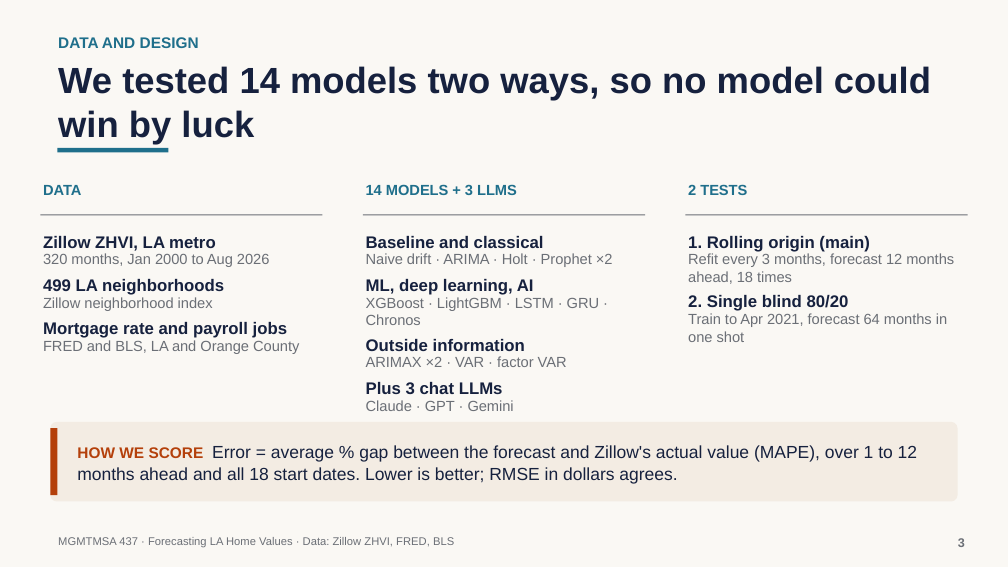
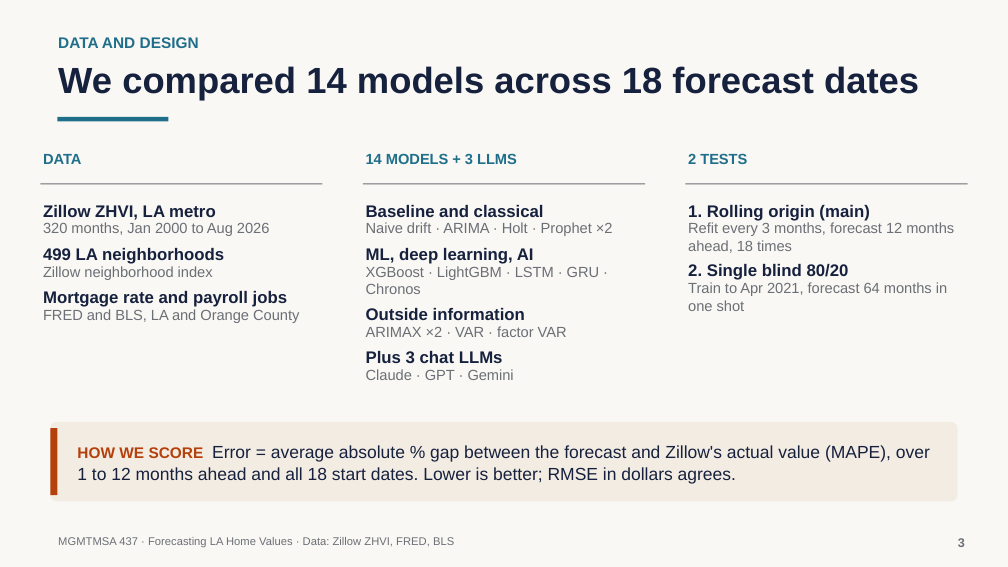
Before and after one commit to neiltd/la-housing-forecast, a slide deck: slide 3 of slides/LA_home_values_slides.pptx. Drawn at 1008x567 pixels with LibreOffice and Linux fonts; fonts in the diff are those of the drawing. Boxes give left, top, right and bottom in pixels: in the first picture for what was removed or moved away, otherwise in the second. Text is boxed around its words. In the diff, an @@ line names an element or a change of style, - is before the commit and + after.

```diff
--- a/slides/LA_home_values_slides.pptx
+++ b/slides/LA_home_values_slides.pptx
@@ text at (58, 66, 919, 101): text changed @@
-We tested 14 models two ways, so no model could win by luck
+We compared 14 models across 18 forecast dates
@@ 21 texts, 4 rectangles: place and size @@
-21 texts, 4 rectangles at (40, 148, 968, 411)
+21 texts, 4 rectangles at (40, 117, 968, 380)
@@ text at (77, 445, 930, 484): text changed @@
-HOW WE SCORE Error = average % gap between the forecast and Zillow's actual value (MAPE), over 1 to 12 months ahead and all 18 start dates. Lower is better; RMSE in dollars agrees.
+HOW WE SCORE Error = average absolute % gap between the forecast and Zillow's actual value (MAPE), over 1 to 12 months ahead and all 18 start dates. Lower is better; RMSE in dollars agrees.
```
Also in this commit, not shown: 9 other slides changed, 3 other files.
